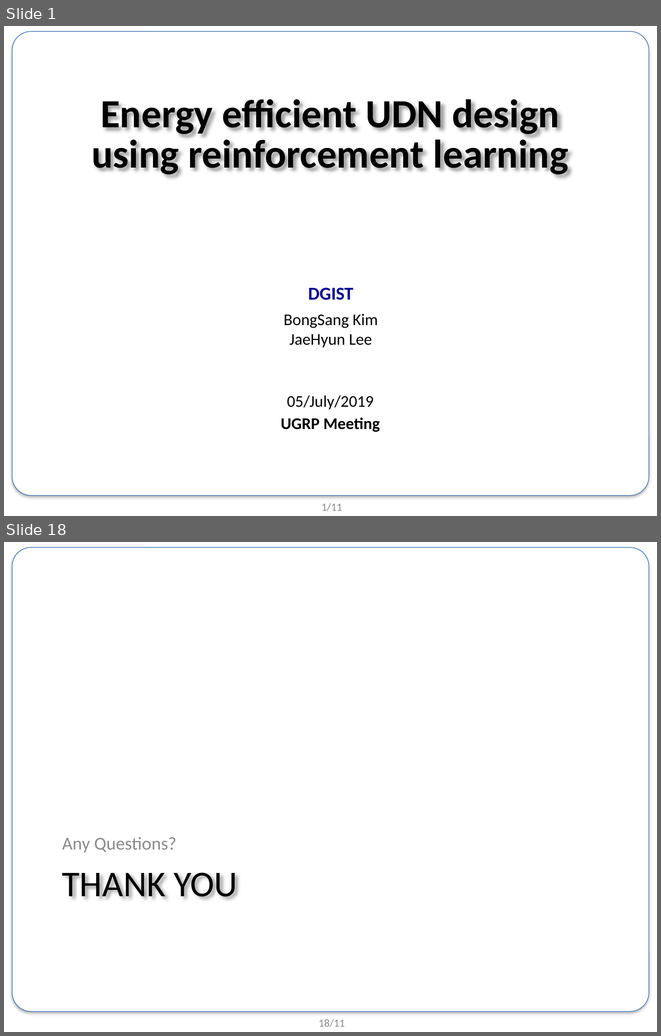
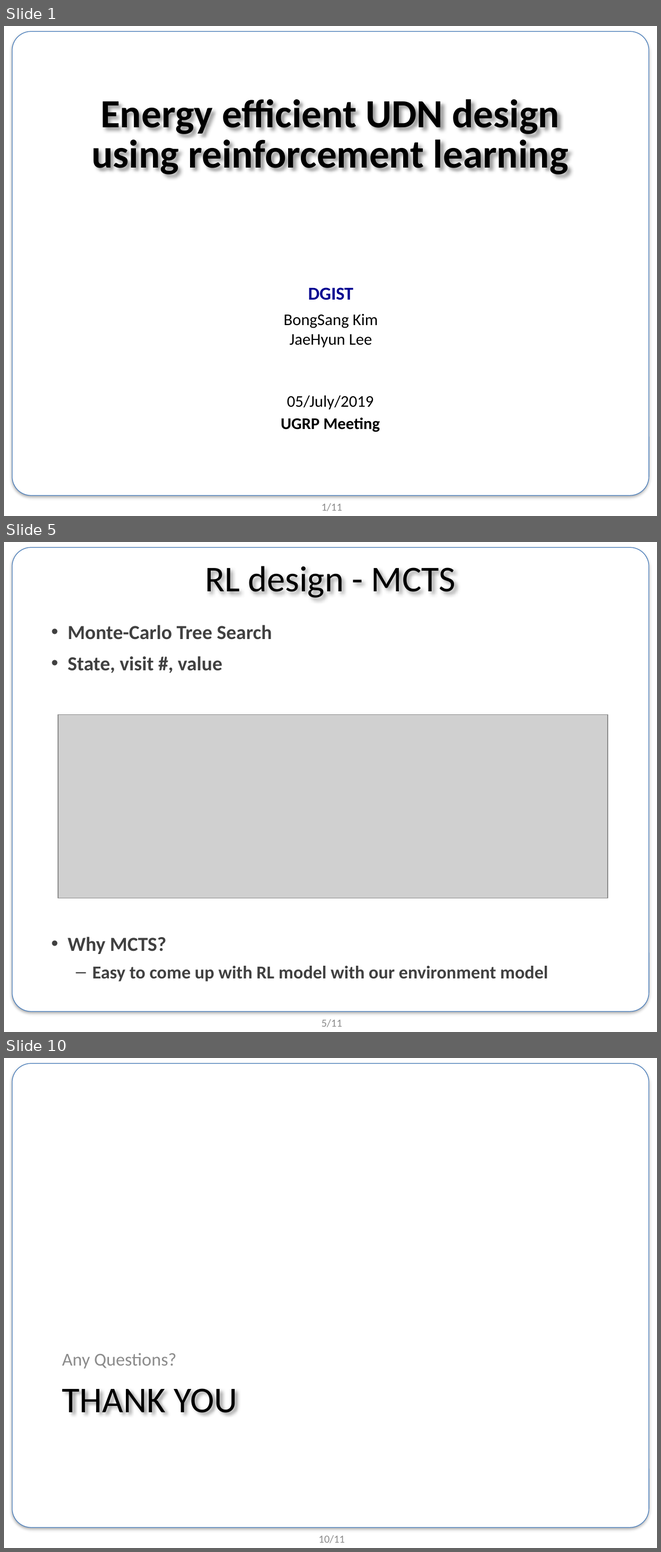
Before and after one commit to BongSangKim/UGRP, a slide deck: 0704 미팅/190704_UGRP_발표자료.pptx. Shown one above the other, each under a label of ours: slides 1 and 18 before the commit, slides 1, 5 and 10 after it; the slides between them are not shown. The pictures are 661x1036 and 661x1552 pixels, drawn with LibreOffice and Linux fonts; fonts in the diff are those of the drawing; grey boxes stand for pictures; background and template pictures are left out. Boxes give left, top, right and bottom in pixels: in the first picture for what was removed or moved away, otherwise in the second. Text is boxed around its words. In the diff, an @@ line names an element or a change of style, - is before the commit and + after.

```diff
--- a/0704 미팅/190704_UGRP_발표자료.pptx
+++ b/0704 미팅/190704_UGRP_발표자료.pptx
@@ slide 5 added at [4, 542, 657, 1032], background #FFFFFF; not listed: 2 template elements that a slide beside it also shows @@
@@ title added at [205, 566, 456, 598], 40 pt, text #000000 @@
+RL design - MCTS
@@ text added at [68, 625, 548, 981], 22 pt, text #404040, bold @@
+• Monte-Carlo Tree Search
+• State, visit #, value
+• Why MCTS?
+  – Easy to come up with RL model with our environment model
@@ picture added at [58, 714, 608, 898] @@
@@ what was slide 18 is now slide 10 @@
@@ page number at [319, 1535, 345, 1543]: text changed @@
-18/11
+10/11
```
Also in this commit, not shown: 1 slide changed, 6 other slides added, 15 slides removed, 1 other file.
